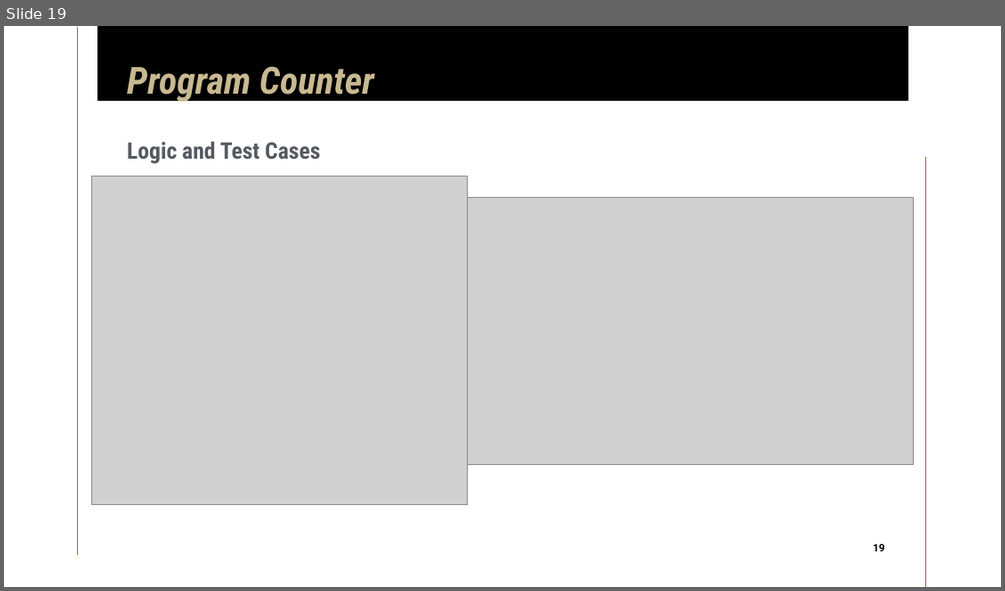
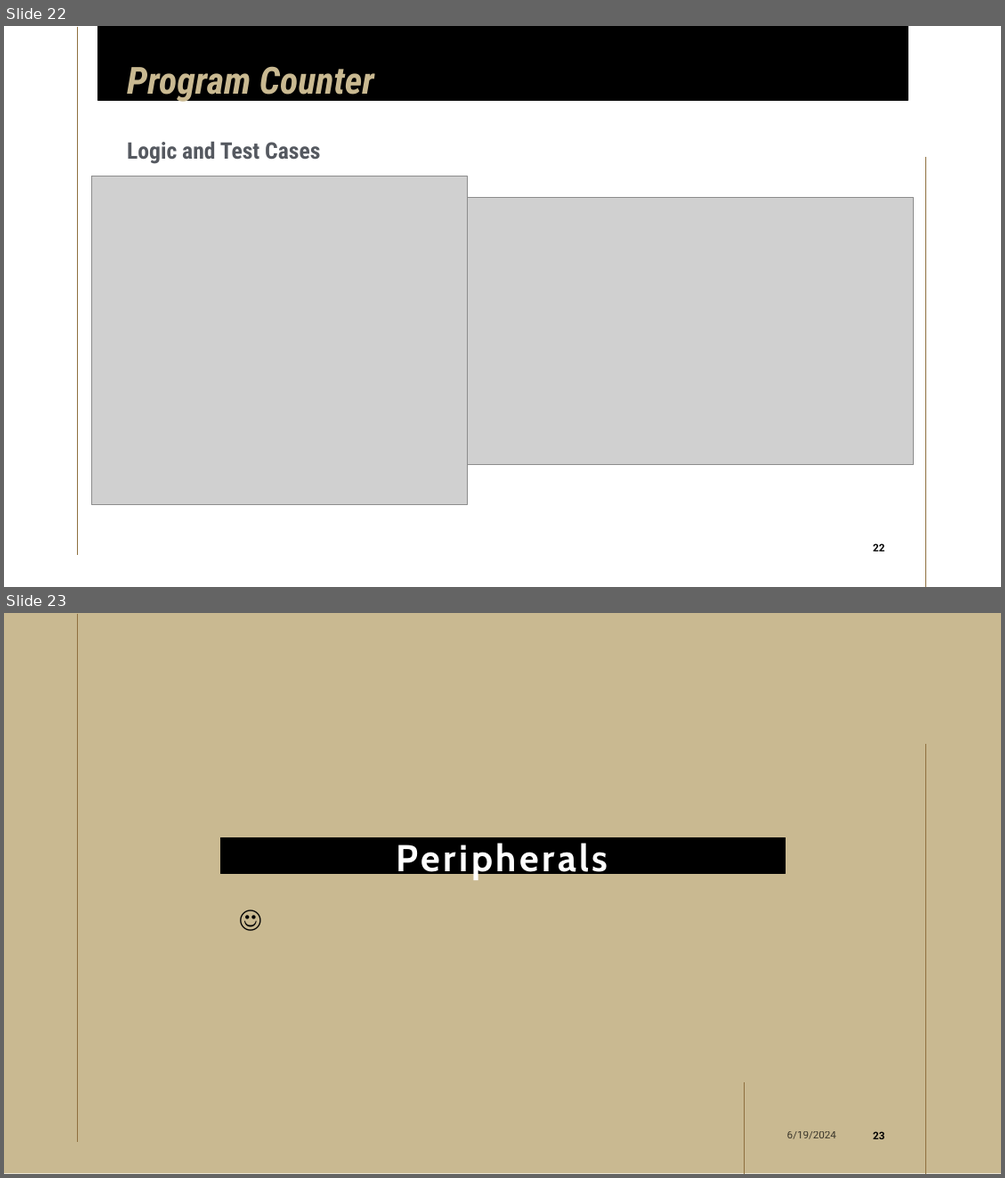
Before and after one commit to limichael246/STARS_2024, a slide deck: Project_Proposal.pptx. Shown one above the other, each under a label of ours: slide 19 before the commit, slides 22 and 23 after it. The pictures are 1005x591 and 1005x1178 pixels, drawn with LibreOffice and Linux fonts; fonts in the diff are those of the drawing; grey boxes stand for pictures; background and template pictures are left out. Boxes give left, top, right and bottom in pixels: in the first picture for what was removed or moved away, otherwise in the second. Text is boxed around its words. In the diff, an @@ line names an element or a change of style, - is before the commit and + after.

```diff
--- a/Project_Proposal.pptx
+++ b/Project_Proposal.pptx
@@ slide 23 added at [4, 613, 1001, 1174], background #FFFFFF; not listed: 2 template elements that a slide beside it also shows @@
@@ rectangle added at [4, 613, 1001, 1173], fill #C9B991 @@
@@ rectangle added at [221, 837, 785, 873], fill #000000, outline #000000 1 pt @@
@@ subtitle added at [396, 843, 608, 880], 36 pt, text #FFFFFF, bold @@
+Peripherals
@@ text added at [239, 902, 785, 995], 24 pt, text #000000 @@
+☺
@@ line added from (744, 1082) to (744, 1174), #8E6F3E 1 pt @@
@@ text added at [787, 1131, 836, 1139], 10 pt, text #000000 at 70% opacity @@
+6/19/2024
@@ page number added at [858, 1120, 898, 1150], 10 pt, text #000000, bold @@
+23
@@ what was slide 19 is now slide 22 @@
@@ page number at [873, 543, 884, 551]: text changed @@
-19
+22
```
Also in this commit, not shown: 9 slides changed, 12 other slides added, 3 slides removed.
